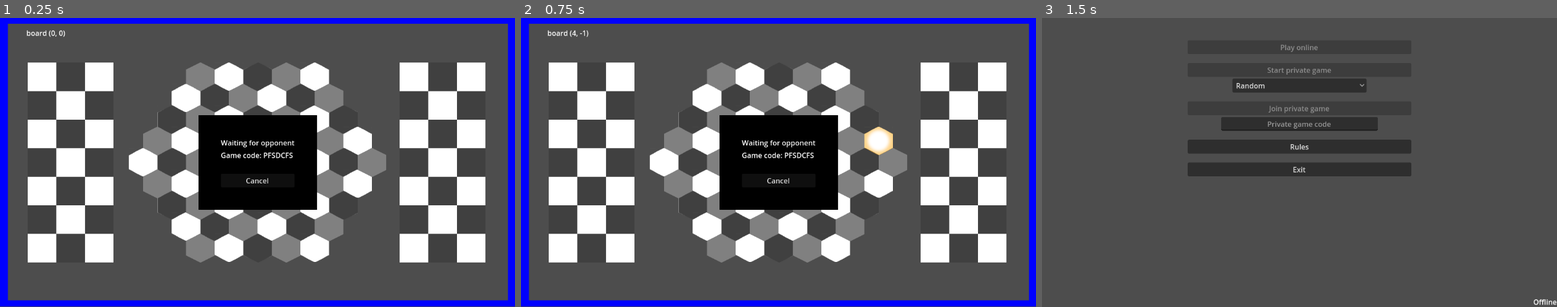
Above: before the commit, frames 1-3 (left to right).
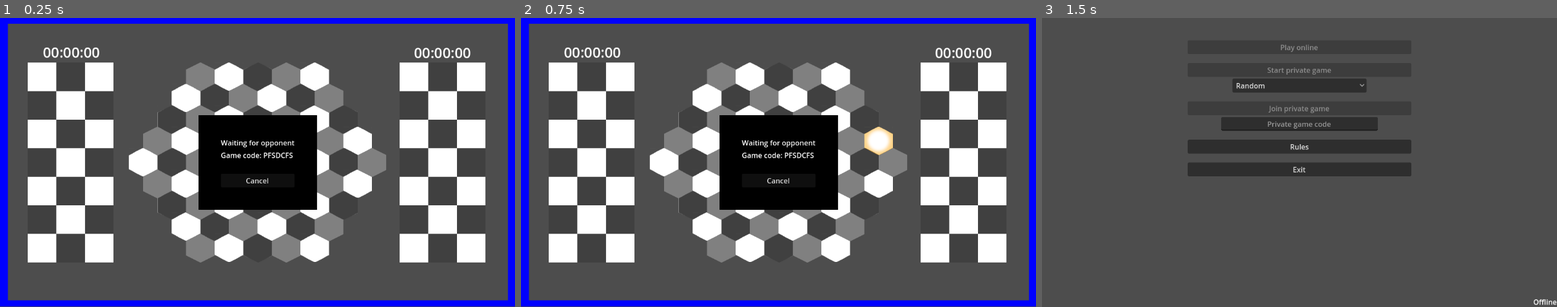
Above: after the commit, the same moments.

Repository: Bazsi1224/KesetClient
Game: Godot game, scene res://Match/match.tscn
The game is run twice, just before and just after one commit, with the same random seed, the same clock (stepped at 60 frames per second) and the same inputs. This scene is started directly instead of the project's main scene.
Inputs (mouse positions are in pixels of both pictures, inside the frame that each line leads up to):
- Up to frame 1 (0.25 s): no input
- Up to frame 2 (0.75 s): tap Enter at 0.5 s; move the mouse to (891, 148) at 0.52 s; click (891, 148) at 0.67 s
- Up to frame 3 (1.5 s): click "Cancel" at 1.25 s

The runs differ from the first frame. In frame 1, 0.5% of the frame differs, in the area x 5-92%, y 4-15%; in frame 2, 0.5%; in frame 3, nothing differs.

Commit message:
time control added

Diff:
--- a/Match/NetworkClient.gd
+++ b/Match/NetworkClient.gd
@@ -50,6 +50,8 @@
 			%PrivateGameWaitingPanel.visible = false
 			parse_game_state( message_object["data"] )
 		"Alive":
+			%RedTimeLabel.text = Time.get_time_string_from_unix_time ( message_object["data"]["timeControl"]["red"] / 1000 )
+			%BlueTimeLabel.text = Time.get_time_string_from_unix_time ( message_object["data"]["timeControl"]["blue"] / 1000 )
 			$Timeout.stop()
 		"MoveList":
 			parse_move_list( message_object["data"] )
--- a/Match/match.tscn
+++ b/Match/match.tscn
@@ -13,6 +13,9 @@
 
 [sub_resource type="StyleBoxFlat" id="StyleBoxFlat_hjrcs"]
 bg_color = Color(0, 0, 0, 1)
+
+[sub_resource type="LabelSettings" id="LabelSettings_fjb12"]
+font_size = 32
 
 [node name="Match" type="Node2D"]
 script = ExtResource("1_qjkar")
@@ -50,8 +53,9 @@
 
 [node name="Debug" type="Label" parent="."]
 unique_name_in_owner = true
-offset_left = -517.0
-offset_top = -302.0
+visible = false
+offset_left = -541.0
+offset_top = -310.0
 offset_right = -180.0
 offset_bottom = -238.0
 
@@ -134,6 +138,28 @@
 layout_mode = 2
 text = "Cancel"
 
+[node name="RedTimeLabel" type="Label" parent="."]
+unique_name_in_owner = true
+offset_left = -490.0
+offset_top = -270.0
+offset_right = -343.0
+offset_bottom = -237.0
+text = "00:00:00
+"
+label_settings = SubResource("LabelSettings_fjb12")
+horizontal_alignment = 1
+
+[node name="BlueTimeLabel" type="Label" parent="."]
+unique_name_in_owner = true
+offset_left = 340.0
+offset_top = -269.0
+offset_right = 487.0
+offset_bottom = -236.0
+text = "00:00:00
+"
+label_settings = SubResource("LabelSettings_fjb12")
+horizontal_alignment = 1
+
 [connection signal="timeout" from="NetworkClient/AliveTimer" to="NetworkClient" method="_on_alive_timer_timeout"]
 [connection signal="timeout" from="NetworkClient/Timeout" to="NetworkClient" method="_on_timeout_timeout"]
 [connection signal="pressed" from="PrivateGameWaitingPanel/PanelContainer/MarginContainer/VBoxContainer/ButtonBack" to="." method="_on_button_back_pressed"]
Not shown: 1 places in Match/match.tscn that only renumber resources
